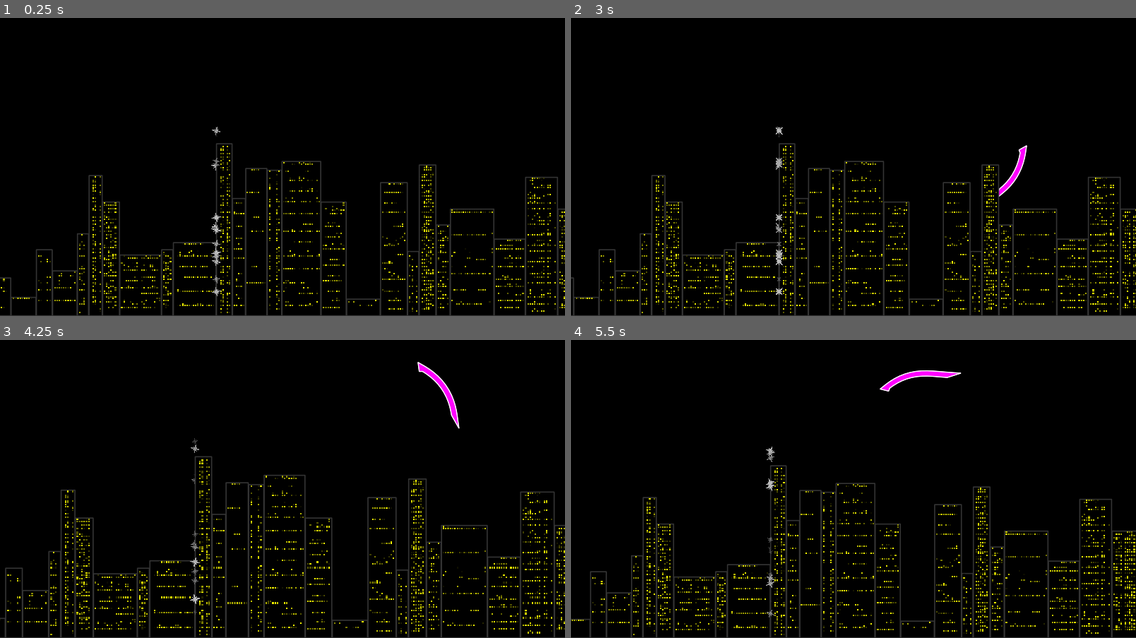
Above: before the commit, frames 1-4 (two rows, left to right).
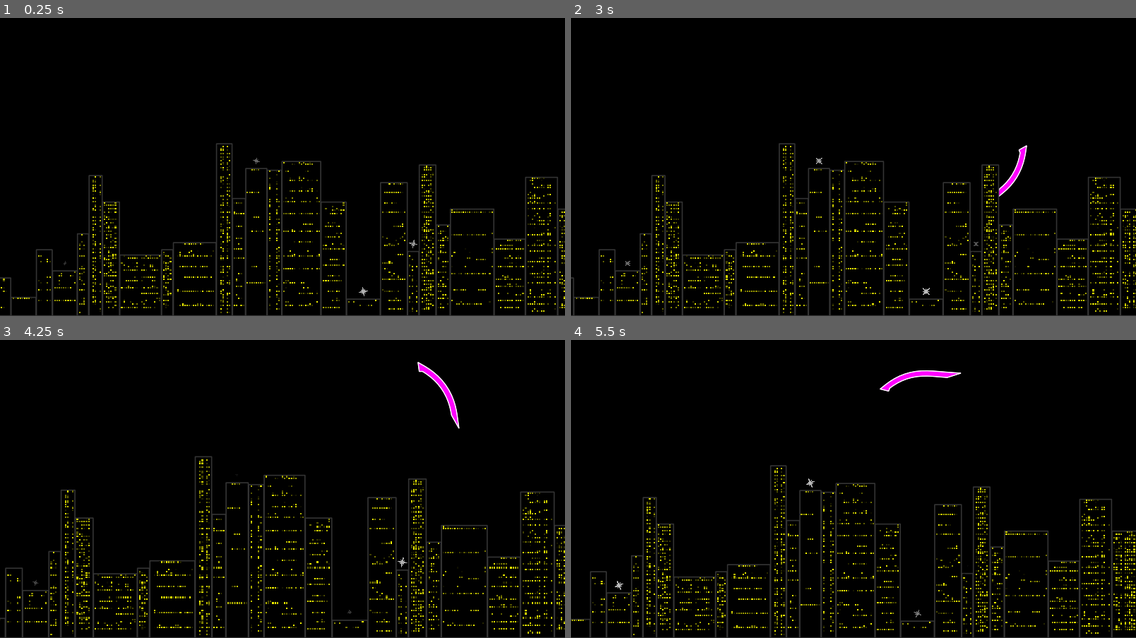
Above: after the commit, the same moments.

Repository: elektito/wyrmsim
Game: Godot game, scene res://World.tscn
Two runs of this game, one before a commit and one after it. Both use one fixed random seed, a clock stepped at 60 frames per second and the inputs below. The engine's default icon, where the game draws it, is replaced by a stand-in: a white triangle on a blue panel in a dark square.
Inputs (mouse positions are in pixels of both pictures, inside the frame that each line leads up to):
- Up to frame 1 (0.25 s): no input
- Up to frame 2 (3 s): move the mouse to (977, 140) at 0.52 s; hold W (up) 0.53-1.28 s; tap N (add_segment) at 0.6, 1.35, 2.3 s; move the mouse to (740, 172) at 1.27 s; hold S (down) 1.28-2.03 s; move the mouse to (910, 86) at 2.02 s; hold W (up) from 2.03 s (still down); tap D (remove_segment) at 2.1 s; move the mouse to (825, 220) at 2.77 s; tap . (step) at 2.85 s
- Up to frame 3 (4.25 s): tap N (add_segment) at 3.05, 3.8 s; move the mouse to (452, 527) at 3.52 s; release W (up) at 3.53 s; hold A (left) from 3.53 s (still down); tap Mouse wheel up (zoom_in) at 3.6 s
- Up to frame 4 (5.5 s): move the mouse to (684, 432) at 4.27 s; tap Mouse wheel down (zoom_out) at 4.35 s; tap N (add_segment) at 4.55, 5.1 s; move the mouse to (881, 480) at 5.02 s; release A (left) at 5.03 s; hold S (down) from 5.03 s (still down)

The runs differ from the first frame. In frame 1, 0.2% of the frame differs, in the area x 11-74%, y 36-94%; in frame 2, 0.2%, in the area x 9-73%, y 36-93%; in frame 3, 0.1%; in frame 4, 0.2%.

Commit message:
Fix some warnings/errors
 - global_position can't be read/set before adding the node to the
   tree
 - Calling add_child directly on the scene tree is not thread safe

Diff:
--- a/World.gd
+++ b/World.gd
@@ -95,10 +95,9 @@
 	var segments = $Wyrm.get_segments()
 	var new_segment = segments[-1].duplicate()
 	new_segment.leading_segment = segments[-1].get_path()
-	$Wyrm.add_child(new_segment)
-	yield(new_segment, "ready")
-	new_segment.global_position = segments[-1].global_position - segments[-1].get_velocity() * 0.5
-	new_segment.global_rotation = segments[-1].global_rotation
+	new_segment.position = segments[-1].position - segments[-1].get_velocity() * 0.5
+	new_segment.rotation = segments[-1].rotation
+	$Wyrm.call_deferred('add_child', new_segment)
 
 
 func remove_wyrm_segment():
@@ -213,14 +212,14 @@
 
 
 func generate_collectible(building):
-	var x: float = building.rect_global_position.x
+	var x: float = building.rect_position.x
 	if x in collected_collectibles:
 		return null
 	if noise.get_noise_1d(x) < 0.2:
 		return null
 	var c = preload("res://Collectible.tscn").instance()
-	c.global_position.x = x + building.rect_size.x / 2.0
-	c.global_position.y = scrh - building.rect_size.y - 50
+	c.position.x = x + building.rect_size.x / 2.0
+	c.position.y = scrh - building.rect_size.y - 50
 	c.building_x = x
 	c.connect("collected", self, '_on_collectible_collected', [c])
 	visible_collectibles[x] = c
